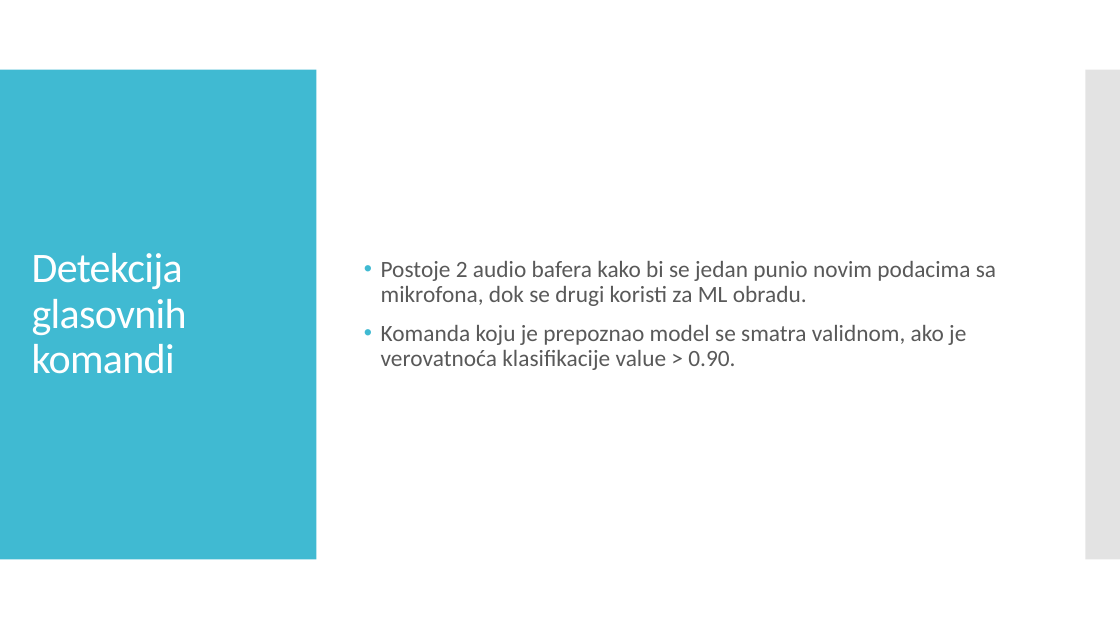
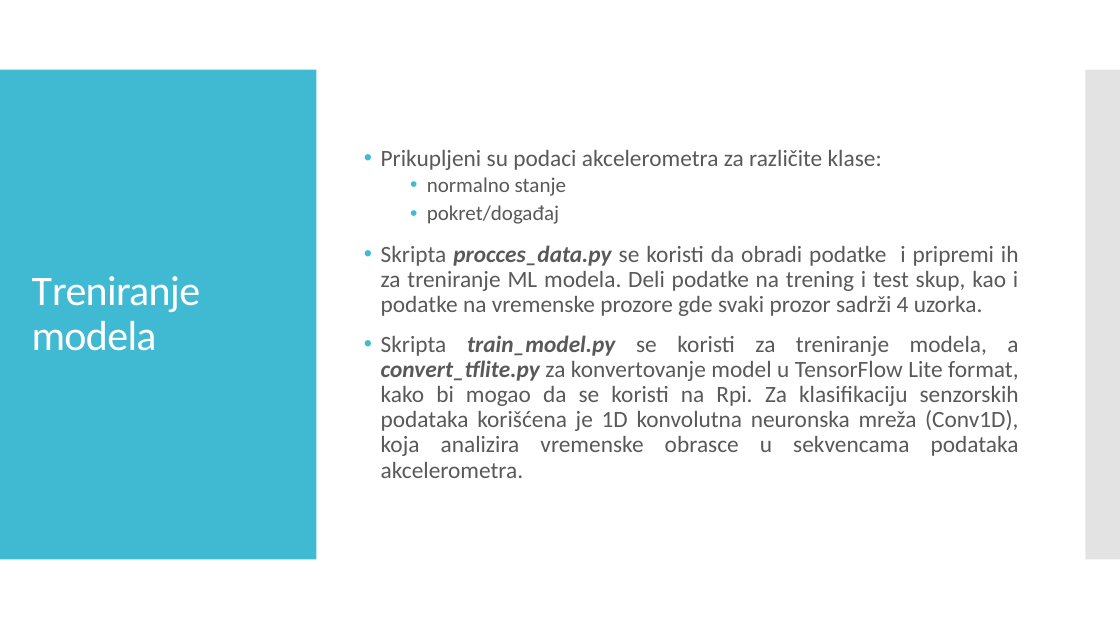
Before and after one commit to anjatonsa/ips-project2, a slide deck: slide 8 of Sveprisutno računarstvo - Projekat 2.pptx. Drawn at 1120x630 pixels with LibreOffice and Linux fonts; fonts in the diff are those of the drawing. Boxes give left, top, right and bottom in pixels: in the first picture for what was removed or moved away, otherwise in the second. Text is boxed around its words. In the diff, an @@ line names an element or a change of style, - is before the commit and + after.

```diff
--- a/Sveprisutno računarstvo - Projekat 2.pptx
+++ b/Sveprisutno računarstvo - Projekat 2.pptx
@@ text at [381,150,1019,478]: text changed @@
-• Postoje 2 audio bafera kako bi se jedan punio novim podacima sa mikrofona, dok se drugi koristi za ML obradu.
-• Komanda koju je prepoznao model se smatra validnom, ako je verovatnoća klasifikacije value > 0.90.
+• Prikupljeni su podaci akcelerometra za različite klase:
+  • normalno stanje
+  • pokret/događaj
+• Skripta procces_data.py se koristi da obradi podatke i pripremi ih za treniranje ML modela. Deli podatke na trening i test skup, kao i podatke na vremenske prozore gde svaki prozor sadrži 4 uzorka.
+• Skripta train_model.py se koristi za treniranje modela, a convert_tflite.py za konvertovanje model u TensorFlow Lite format, kako bi mogao da se koristi na Rpi. Za klasifikaciju senzorskih podataka korišćena je 1D konvolutna neuronska mreža (Conv1D), koja analizira vremenske obrasce u sekvencama podataka akcelerometra.
@@ title at [32,276,200,351]: text changed @@
-Detekcija glasovnih komandi
+Treniranje modela
```
Also in this commit, not shown: 4 other slides changed, 3 slides added, 3 slides removed, 3 other files.
